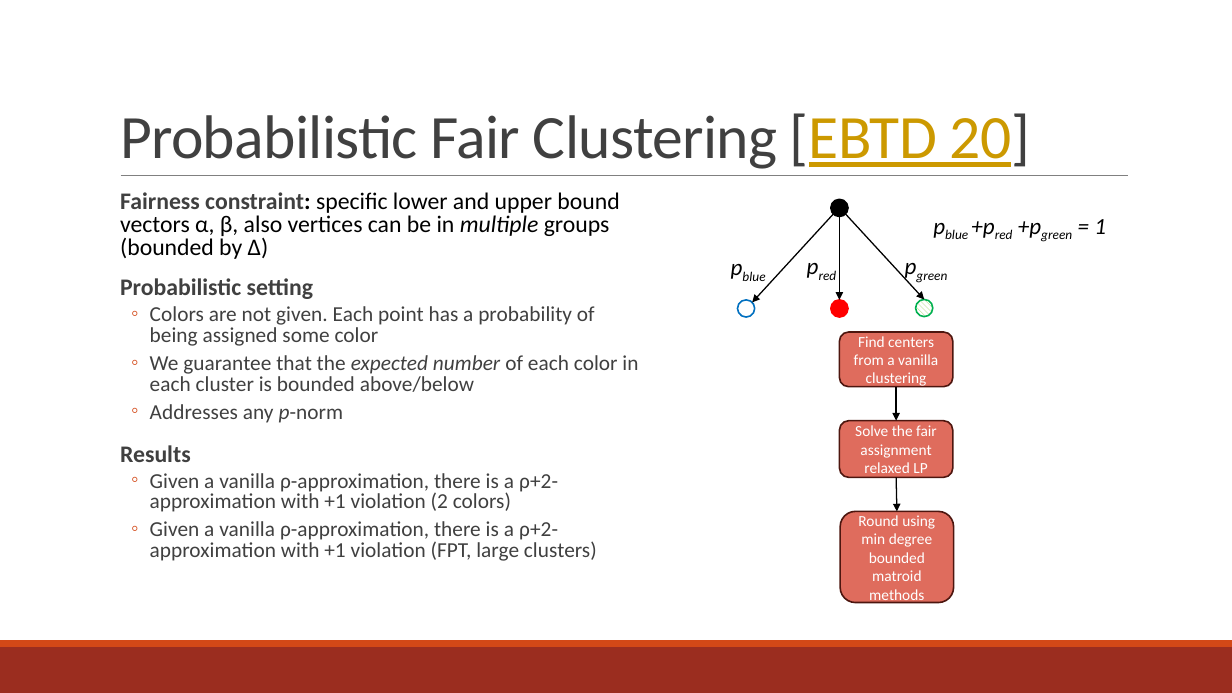
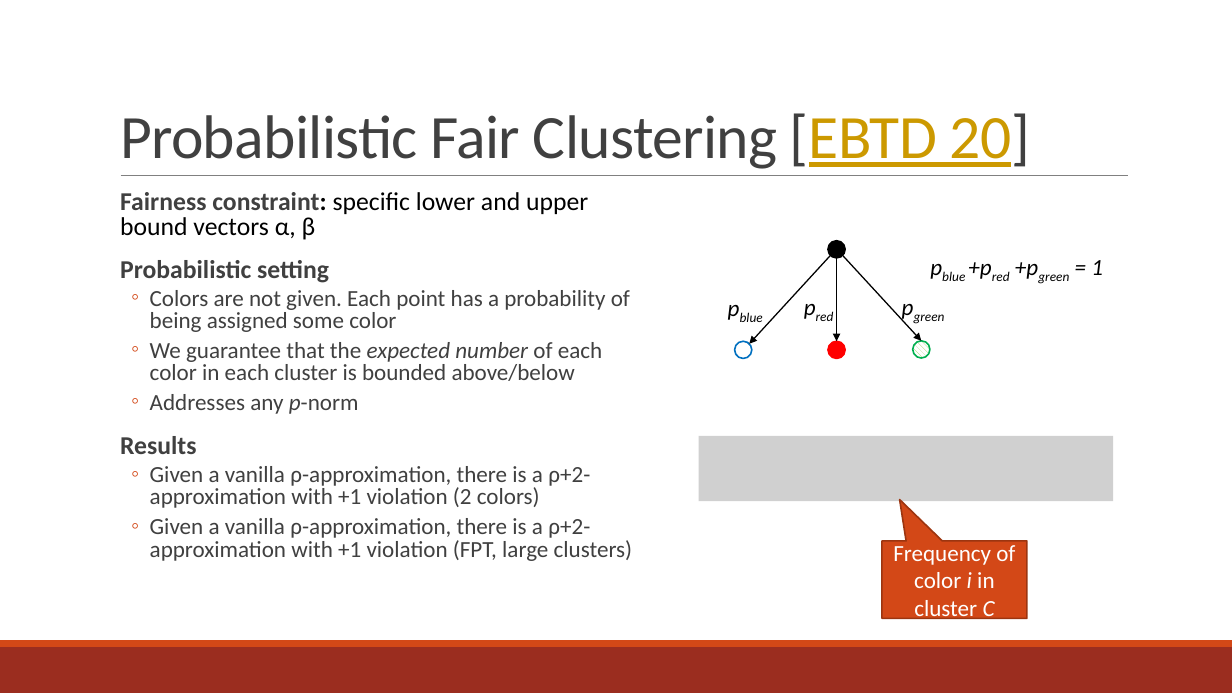
Before and after one commit to faircluster/faircluster.github.io, a slide deck: slide 16 of files/fair-clustering-tutorial-aaai22-slides2.pptx. Drawn at 1232x693 pixels with LibreOffice and Linux fonts; fonts in the diff are those of the drawing; grey boxes stand for pictures. Boxes give left, top, right and bottom in pixels: in the first picture for what was removed or moved away, otherwise in the second. Text is boxed around its words. In the diff, an @@ line names an element or a change of style, - is before the commit and + after.

```diff
--- a/files/fair-clustering-tutorial-aaai22-slides2.pptx
+++ b/files/fair-clustering-tutorial-aaai22-slides2.pptx
@@ text at (120, 192, 588, 240): text changed; size 18.5 to 20 pt @@
-  Fairness constraint: specific lower and upper bound vectors α, β, also vertices can be in multiple groups (bounded by Δ)
+  Fairness constraint: specific lower and upper bound vectors α, β
@@ text at (120, 260, 633, 561): size 18.5 to 20 pt in "Probabilistic setting", "Results"; size 16.6 to 18 pt in "Colors are not given. Each point has ...", "We guarantee that the expected number of ...", "Addresses any p-norm", "Given a vanilla ρ-approximation, there is a ..." and 1 more places @@
@@ arrow moved from (834, 214) - (752, 302) to (831, 255) - (750, 344) @@
@@ 4 texts, 4 ellipses, 2 arrows: place and size @@
-4 texts, 4 ellipses, 2 arrows at (722, 200, 1106, 318)
+4 texts, 4 ellipses, 2 arrows at (719, 240, 1103, 359)
@@ rounded rectangle removed at (839, 332, 953, 386) @@
-Find centers from a vanilla clustering
@@ arrow removed from (897, 386) to (897, 421) @@
@@ picture added at (699, 436, 1114, 502) @@
@@ rounded rectangle removed at (839, 421, 953, 477) @@
-Solve the fair assignment relaxed LP
@@ arrow removed from (897, 478) to (897, 511) @@
@@ rounded rectangle removed at (840, 511, 954, 603) @@
-Round using min degree bounded matroid methods
@@ speech box added at (883, 541, 1028, 618), fill #D34817, outline #9C3511 1.25 pt, 18 pt, text #FFFFFF @@
+Frequency of color i in cluster C
```
Also in this commit, not shown: 5 other slides changed, 1 slide removed, 1 other file.
